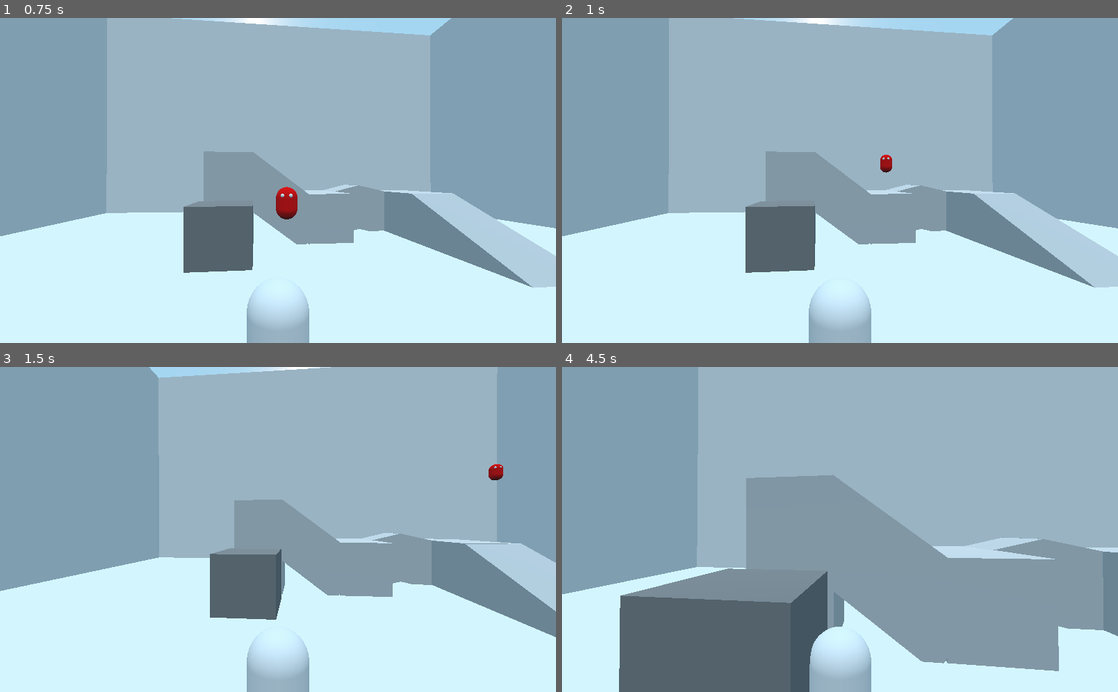
Above: before the commit, frames 1-4 (two rows, left to right).
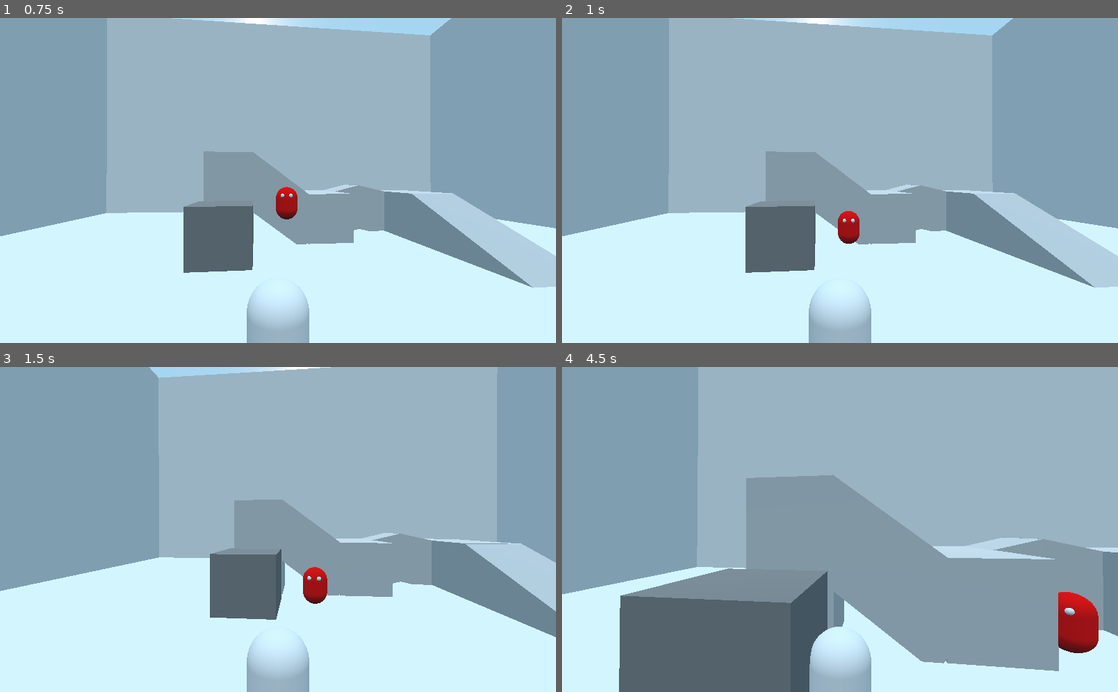
Above: after the commit, the same moments.

Repository: jalbr03/JJs-game
Game: Godot game, scene res://levels/Level.tscn
Same seed, same stepped clock (60 frames per second), same inputs: the game is played once before the commit and once after it.
Inputs (mouse positions are in pixels of both pictures, inside the frame that each line leads up to):
- Up to frame 1 (0.75 s): move the mouse to (305, 180) at 0.52 s; hold W from 0.53 s (still down); hold Q from 0.53 s (still down)
- Up to frame 2 (1 s): keep holding W; keep holding Q; tap Space at 0.77 s
- Up to frame 3 (1.5 s): keep holding W; move the mouse to (250, 529) at 1.27 s; release Q at 1.28 s; tap Q at 1.35 s
- Up to frame 4 (4.5 s): keep holding W; tap Space at 1.52, 3.02, 3.77 s; move the mouse to (851, 523) at 2.02 s; hold Q 2.03-2.78 s; move the mouse to (834, 536) at 2.77 s; tap Q at 2.85, 4.35 s; move the mouse to (878, 532) at 3.52 s; hold Q 3.53-4.28 s; move the mouse to (795, 526) at 4.27 s

Frame 1 is identical in both runs. In frame 2, 0.4% of the frame differs, in the area x 49-60%, y 42-70%; in frame 3, 0.5%; in frame 4, 1.2%, in the area x 24-97%, y 26-91%.

Commit message:
stomp range added

Diff:
--- a/SCR/Enemy_controller.gd
+++ b/SCR/Enemy_controller.gd
@@ -1,9 +1,18 @@
 extends Node
 
-
-func _on_player_knock_back(strength):
+var player
+func _on_player_knock_back(strength,knock_back_dist):
 	var num_of_children = get_child_count();
 
 	for i in range(0,num_of_children):
 		var current_child = get_child(i)
-		current_child.knock_back_str = strength
+		var dist = current_child.translation.distance_to(player.translation)
+		if(dist < knock_back_dist):
+			current_child.knock_back_str = strength
+
+func _on_player_self_id(player_id):
+	var num_of_children = get_child_count();
+	player = player_id
+	for i in range(0,num_of_children):
+		var current_child = get_child(i)
+		current_child.player = player_id
--- a/SCR/enemy.gd
+++ b/SCR/enemy.gd
@@ -4,7 +4,8 @@
 # Declare member variables here. Examples:
 # var a = 2
 # var b = "text"
-onready var player = get_parent().get_parent().get_node("player")
+#onready var player = get_parent().get_parent().get_node("player")
+var player
 var knock_back_str = 0
 var velocity = Vector3.ZERO
 const UP = Vector3(0,-1,0)
--- a/SCR/player.gd
+++ b/SCR/player.gd
@@ -5,6 +5,7 @@
 # var a = 2
 # var b = "text"
 signal knock_back
+signal self_id
 onready var cam = $gimble
 var velocity = Vector3.ZERO
 var move_h
@@ -22,6 +23,7 @@
 var state = player_states.move
 # Called when the node enters the scene tree for the first time.
 func _ready():
+	emit_signal("self_id",self)
 	states_array[player_states.move] = "move"
 	states_array[player_states.stomp] = "stomp"
 	Input.set_mouse_mode(Input.MOUSE_MODE_CAPTURED)
@@ -64,6 +66,6 @@
 		state = player_states.stomp
 		velocity = Vector3.ZERO
 func stomp():
-	emit_signal("knock_back",200)
+	emit_signal("knock_back",200,12)
 	state = player_states.move
 	pass
--- a/levels/Level.tscn
+++ b/levels/Level.tscn
@@ -226,3 +226,4 @@
 transform = Transform( 1, 0, 0, 0, 0.349602, 0.936898, 0, -0.936898, 0.349602, -14.3585, 30.1651, 0 )
 light_energy = 0.3
 [connection signal="knock_back" from="player" to="Enemy_controller" method="_on_player_knock_back"]
+[connection signal="self_id" from="player" to="Enemy_controller" method="_on_player_self_id"]
